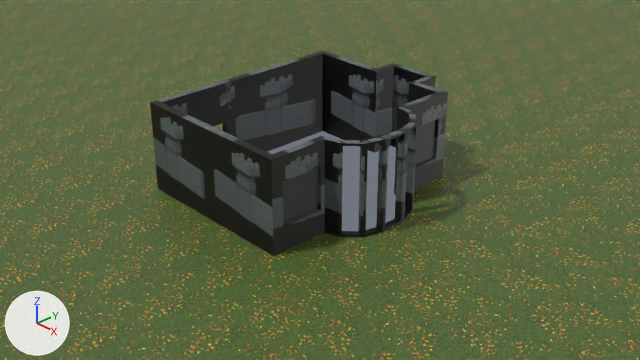
Two versions of the Blender file escape_room/assets/blend/map.blend, one commit apart.
Camera for both pictures: the file's camera 'Camera'. Arrows for +X, +Y and +Z are at lower left; the lights stay in place.
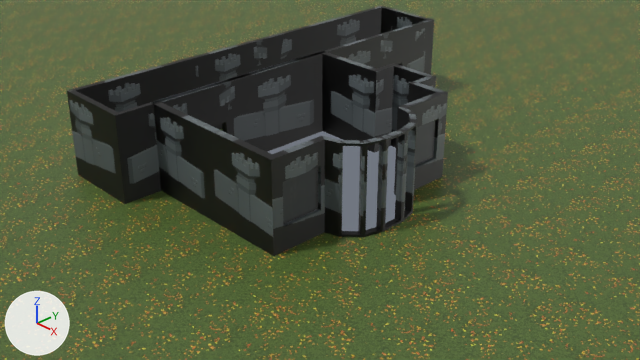
The change in detail:
Mesh me_plane_005 is new.
It has 108 vertices, 101 faces and spans x -2.17..-1.07, y -1.94..3.62, z -0.58..0.56.
It uses material mat_material_001 (picture img_wall_png).
Object 'Plane.003' (ob_plane_003) is new; it shows me_plane_005.
Its location is (0.06, -0.27, 0.58).

Boxes [x1, y1, x2, y2] around the edits, measured in the pictures (640 x 360 px):
'Plane.003', added (black)
    after: [67, 6, 434, 204]
